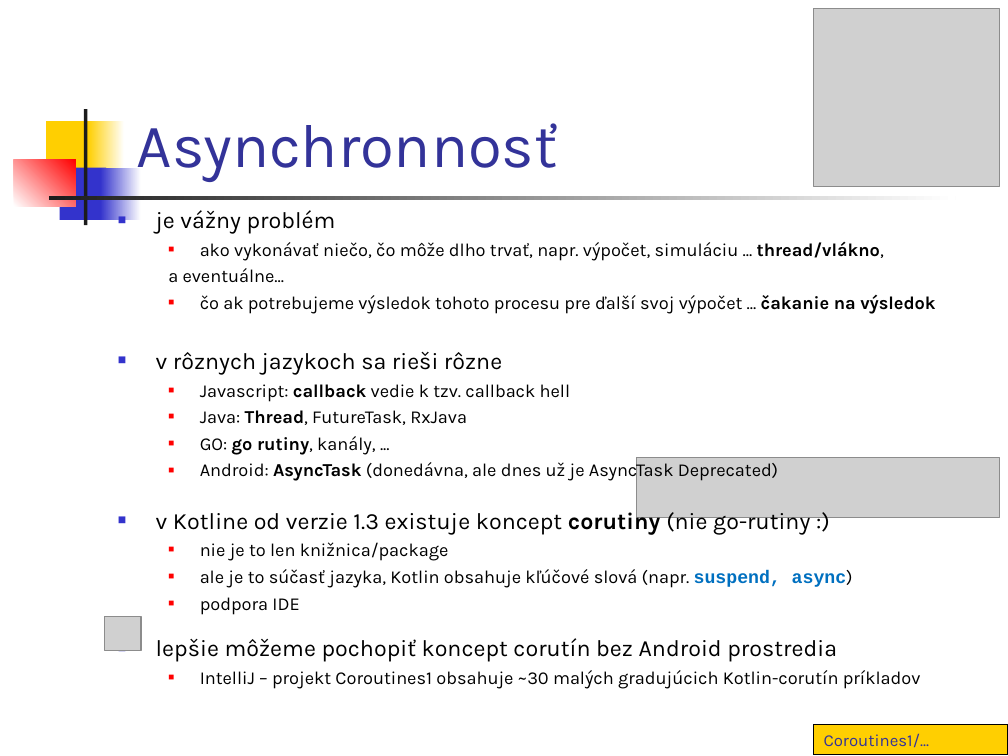
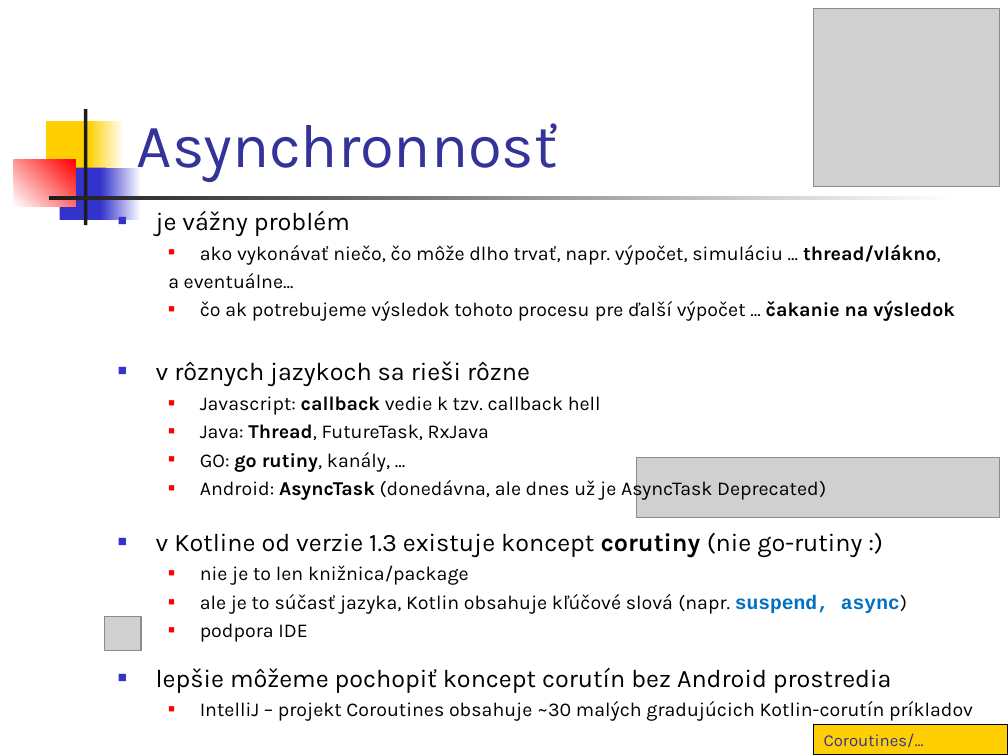
Before and after one commit to vmandro/Prednasky, a slide deck: slide 3 of 10/10_Android.ppt. Drawn at 1008x756 pixels with LibreOffice and Linux fonts; fonts in the diff are those of the drawing; grey boxes stand for pictures. Boxes give left, top, right and bottom in pixels: in the first picture for what was removed or moved away, otherwise in the second. Text is boxed around its words. In the diff, an @@ line names an element or a change of style, - is before the commit and + after.

```diff
--- a/10/10_Android.ppt
+++ b/10/10_Android.ppt
@@ text at <box>156,211,941,693</box>: size 16.6 to 18 pt in "je vážny problém", "v rôznych jazykoch sa rieši rôzne", "v Kotline od verzie 1.3 existuje koncept ...", "lepšie môžeme pochopiť koncept corutín bez Android ..."; size 12.9 to 14 pt in "ako vykonávať niečo, čo môže dlho trvať, ...", "a eventuálne...", "Javascript: callback vedie k tzv. callback hell", "Java: Thread, FutureTask, RxJava" and 5 more places @@
@@ text at <box>200,300,955,321</box>: text changed; size 12.9 to 14 pt @@
-  ■ čo ak potrebujeme výsledok tohoto procesu pre ďalší svoj výpočet ... čakanie na výsledok
+  ■ čo ak potrebujeme výsledok tohoto procesu pre ďalší výpočet ... čakanie na výsledok
@@ text at <box>200,701,973,721</box>: text changed; size 12.9 to 14 pt @@
-  ■ IntelliJ – projekt Coroutines1 obsahuje ~30 malých gradujúcich Kotlin-corutín príkladov
+  ■ IntelliJ – projekt Coroutines obsahuje ~30 malých gradujúcich Kotlin-corutín príkladov
@@ text in rectangle at <box>824,733,924,748</box>: text changed @@
-Coroutines1/...
+Coroutines/...
```
Also in this commit, not shown: 4 other slides changed, 1 other file.
